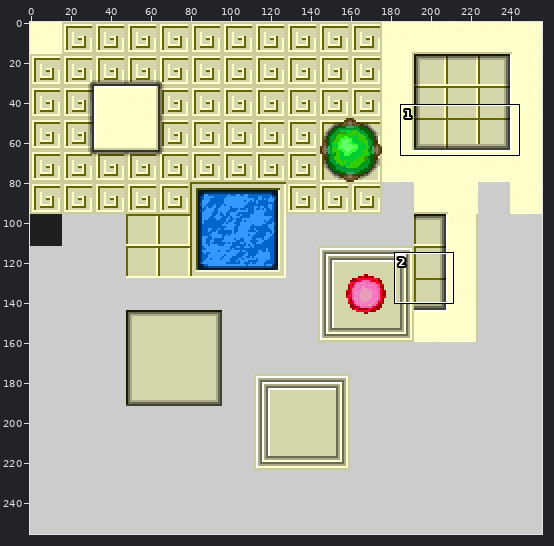
Two versions of one sprite sheet, tools/falcon/tileset2.png. The first picture is a wide view before the edit; the outline marks the close-up.
Close-up. The starting point:
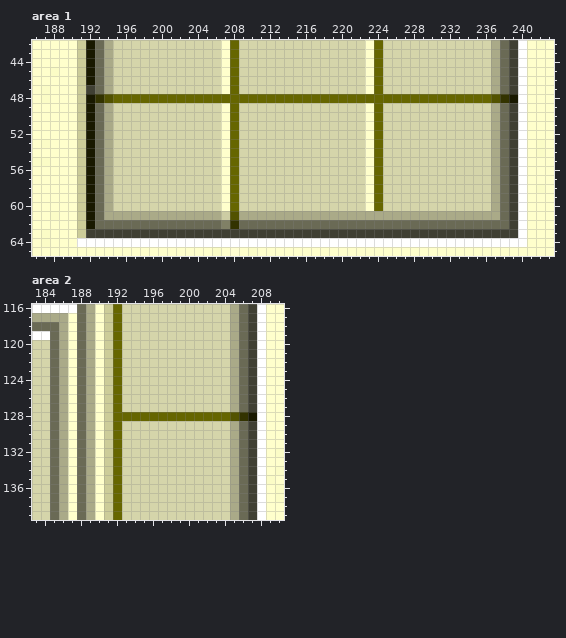
The file is 512x512 pixels, drawn in blocks of 2x2; one block is one cell here. Colours within 5 levels of each other are drawn and written as one. Shown: area 1: x 186..243, y 42..65; area 2: x 183..210, y 116..139.
Now the later version:
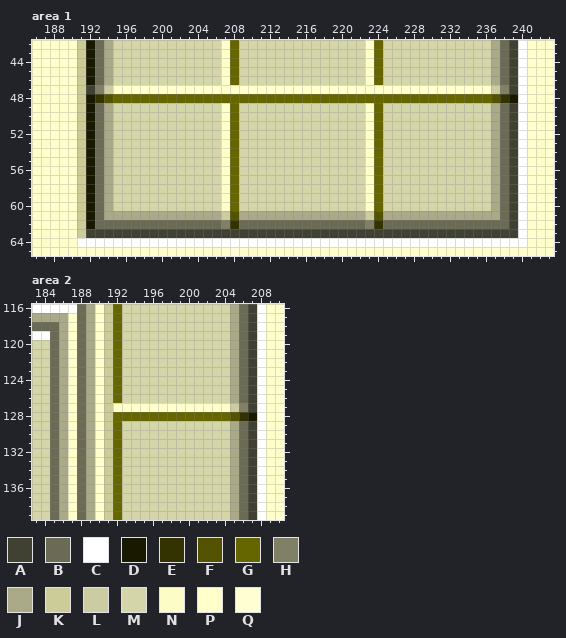
Palette (. is transparent): A #404033  B #6a6a55  C #ffffff  D #191900  E #333300  F #525200  G #666600  H #808066  J #aaaa88  K #cccc99  L #cccca3  M #d5d5aa  N #fbfcc6  P #ffffcc  Q #fffed2
The author wrote: Music loops better, fixed graphical map glitches
Difference:
--- area 1
@@ x 186..243 @@
 46 PPPPPKDBJMMMMMMMMMMMMPGMMMMMMMMMMMMMMPGMMMMMMMMMMMMJBACPPP
-47 PNPPPKABJMMMMMMMMMMMMPGMMMMMMMMMMMMMMPGMMMMMMMMMMMMJBACPPP
+47 PNPPPKAHLPPPPPPPPPPPPPPPPPPPPPPPPPPPPPPPPPPPPPPPPPPLHACPPP
 48 PNPPPKDEFGGGGGGGGGGGGGGGGGGGGGGGGGGGGGGGGGGGGGGGGGGFEDCPPP
@@ x 221..226 @@
 60 MMPGMM
-61 JJJJJJ
-62 BBBBBB
+61 JJLFJJ
+62 BBHEBB
 63 AAAAAA
--- area 2
@@ x 190..208 @@
 126 PKGMMMMMMMMMMMMJBAC
-127 PKGMMMMMMMMMMMMJBAC
+127 PKPPPPPPPPPPPPPLHAC
 128 PKGGGGGGGGGGGGGFEDC
Pixel boxes of the changes (left, top, right, bottom) in both close-ups:
changed: (95, 85, 509, 94)
changed: (365, 211, 383, 229)
changed: (113, 403, 248, 412)
